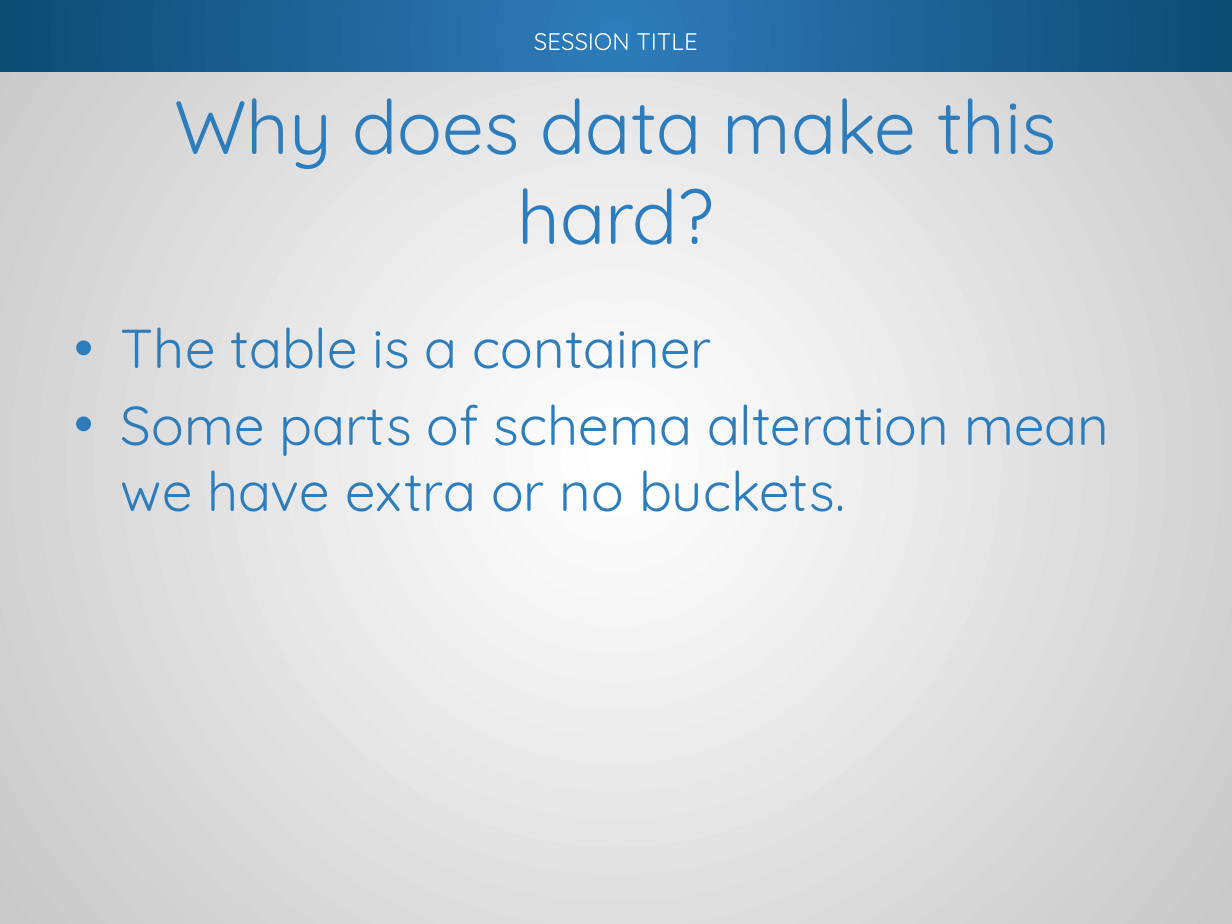
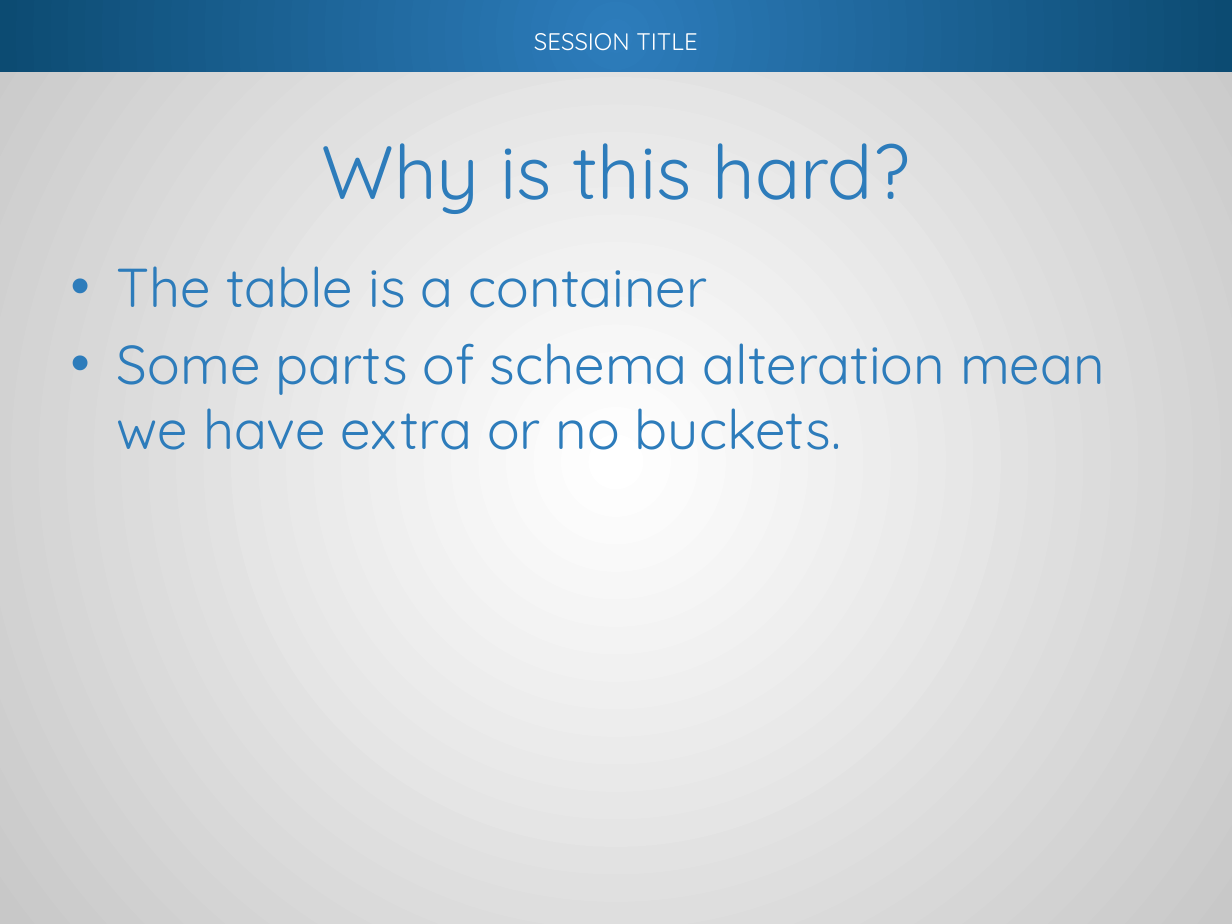
Before and after one commit to way0utwest/Branching-and-Merging-DB-Code, a slide deck: slide 13 of Presentation/BranchMergeDBCode.pptx (slide 17 before the commit). Drawn at 1232x924 pixels with LibreOffice and Linux fonts; fonts in the diff are those of the drawing; background and template pictures are left out. Boxes give left, top, right and bottom in pixels: in the first picture for what was removed or moved away, otherwise in the second. Text is boxed around its words. In the diff, an @@ line names an element or a change of style, - is before the commit and + after.

```diff
--- a/Presentation/BranchMergeDBCode.pptx
+++ b/Presentation/BranchMergeDBCode.pptx
@@ title at <box>322,143,909,214</box>: text changed @@
-Why does data make this hard?
+Why is this hard?
@@ text "The table is a container": place and size @@
-text "The table is a container" at <box>121,327,1109,512</box>
+text "The table is a container" at <box>117,266,1105,450</box>
```
Also in this commit, not shown: 7 other slides changed, 9 slides added, 3 slides removed.
